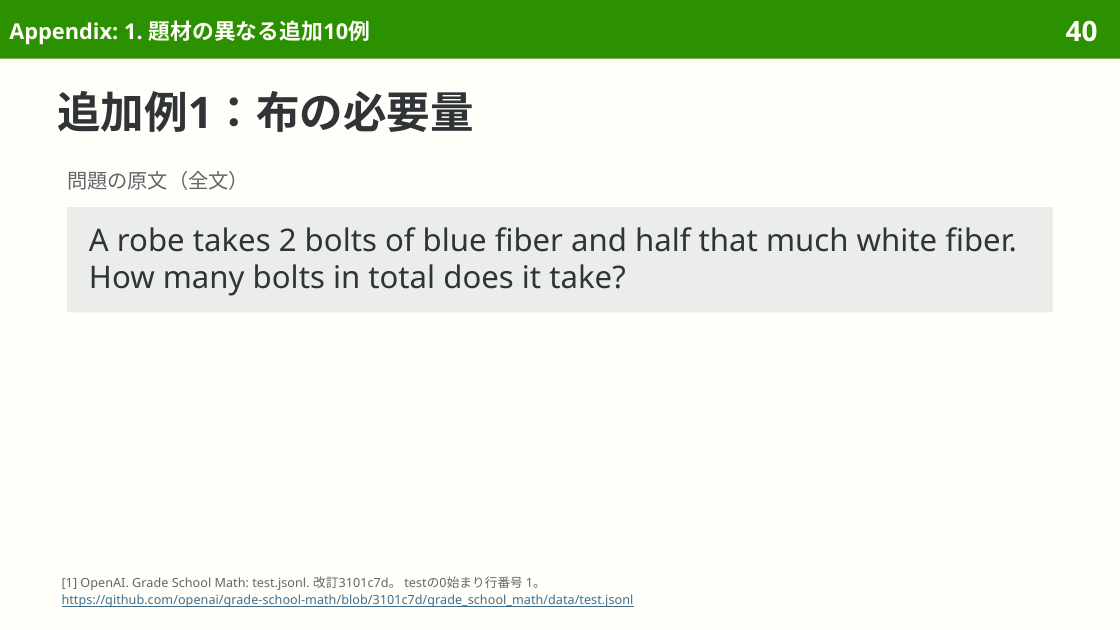
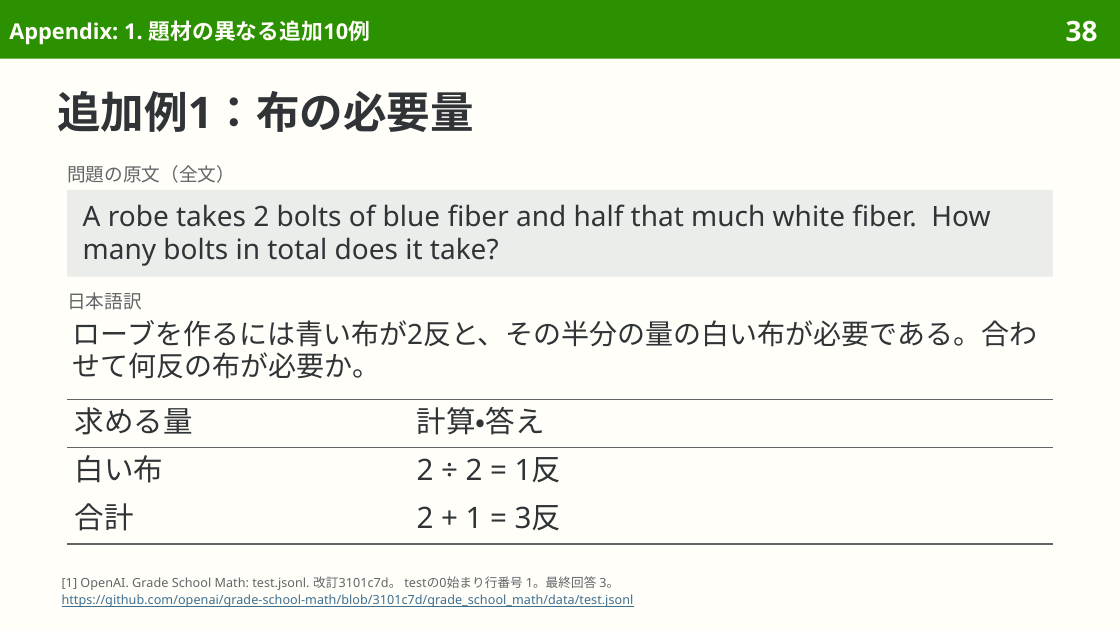
Before and after one commit to sasakiy84/datasets-in-10-minutes, a slide deck: slide 38 of slides/datasets-in-10-minutes-gsm8k.pptx (slide 40 before the commit). Drawn at 1120x630 pixels with LibreOffice and Linux fonts; fonts in the diff are those of the drawing. Boxes give left, top, right and bottom in pixels: in the first picture for what was removed or moved away, otherwise in the second. Text is boxed around its words. In the diff, an @@ line names an element or a change of style, - is before the commit and + after.

Commit message:
slides(gsm8k): refine Japanese wording and pair translations

```diff
--- a/slides/datasets-in-10-minutes-gsm8k.pptx
+++ b/slides/datasets-in-10-minutes-gsm8k.pptx
@@ page number at box(1066, 20, 1098, 42): text changed @@
-40
+38
@@ text "問題の原文（全文）" at box(67, 165, 235, 183): size 13 to 12 pt @@
@@ rectangle "A robe takes 2 bolts ...": place and size @@
-rectangle "A robe takes 2 bolts ..." at box(67, 207, 1053, 312)
+rectangle "A robe takes 2 bolts ..." at box(67, 189, 1053, 277)
@@ rectangle "A robe takes 2 bolts ..." at box(67, 189, 1053, 277): size 20 to 18 pt; line spacing 23.8pt to 21.1pt; vertical alignment middle to top @@
@@ text added at box(67, 292, 142, 310), 12 pt, text #626669 @@
+日本語訳
@@ text added at box(73, 320, 1038, 379), 18 pt, text #303437 @@
+ローブを作るには青い布が2反と、その半分の量の白い布が必要である。合わせて何反の布が必要か。
@@ table added at box(67, 400, 1053, 544), 3 rows, 2 columns @@
+求める量 | 計算・答え
+白い布 | 2 ÷ 2 = 1反
+合計 | 2 + 1 = 3反
@@ text at box(62, 576, 619, 590): text changed @@
-[1] OpenAI. Grade School Math: test.jsonl. 改訂3101c7d。 testの0始まり行番号 1。
+[1] OpenAI. Grade School Math: test.jsonl. 改訂3101c7d。 testの0始まり行番号 1。最終回答 3。
```
Also in this commit, not shown: 21 other slides changed, 9 slides removed, 4 other files.
